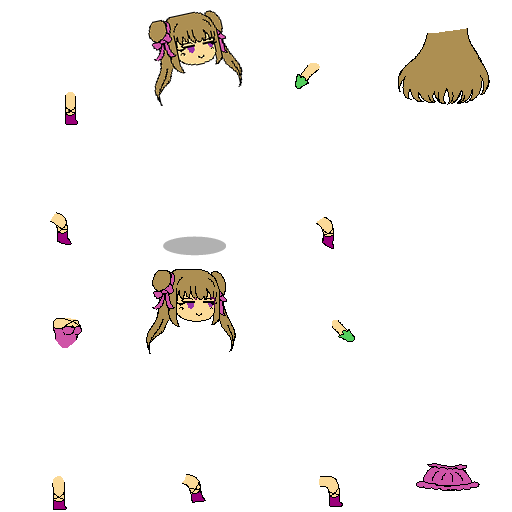
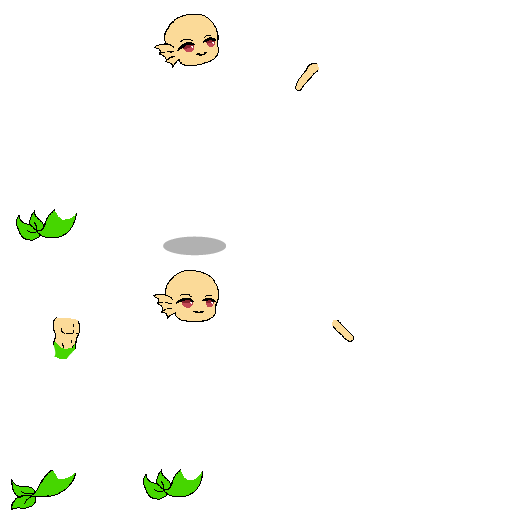
Layers edited between the first and the second 512 × 512 image:
moved "Layer 15" into group "face top", painted on it over [11, 10, 490, 510]
removed group "hed" (11 layers) over [146, 269, 236, 354]
added group "MALE" (1st of 2) with 17 layers above "Mermaid Ref" over [11, 14, 354, 510]
added group "body" (2nd of 2, in "MALE") with 6 layers in group "MALE" over [11, 63, 354, 510]
added group "tail Copy" with 3 layers in group "body" over [11, 209, 203, 510]
added layer "arms" (2nd of 2, in "MALE" › "body") in group "body" over [295, 63, 354, 342]
added layer "MALE COLOR REF" in group "MALE" over [11, 14, 354, 510]
moved "Layer 10" into group "ref", painted on it over [53, 283, 227, 359]
removed layer "Layer 15 Copy" over [148, 10, 244, 106]
moved "Layer 8" into group "ref", painted on it over [24, 32, 304, 318]
moved "Layer 7" into group "ref", painted on it over [16, 10, 331, 347]
removed group "bod" (7 layers) over [50, 28, 490, 510]
removed group "HNDS" (2 layers) from group "bod" over [50, 65, 355, 510]
removed layer "Layer 25" from group "HNDS" over [50, 95, 343, 510]
removed layer "Layer 21" from group "HNDS" over [295, 65, 355, 342]
removed layer "hairbelow Copy 2" from group "bod" over [398, 28, 490, 105]
removed group "COL HEAD" (3 layers) over [146, 269, 236, 354]
removed layer "H" from group "COL HEAD" over [146, 269, 236, 354]
removed group "COLBOD" (5 layers) over [51, 28, 490, 510]
removed layer "HAIR" from group "COLBOD" over [398, 28, 490, 105]
removed layer "S" (2nd of 2, in "COLBOD") from group "COLBOD" over [51, 63, 348, 502]
removed layer "GLOVES" from group "COLBOD" over [295, 67, 355, 342]
removed layer "SHOES" from group "COLBOD" over [53, 109, 343, 510]
removed layer "SKIRT" from group "COLBOD" over [53, 318, 480, 491]
…and 23 more changes (12 added, 1 painted, 10 removed, 1 stack, 1 visibility)
